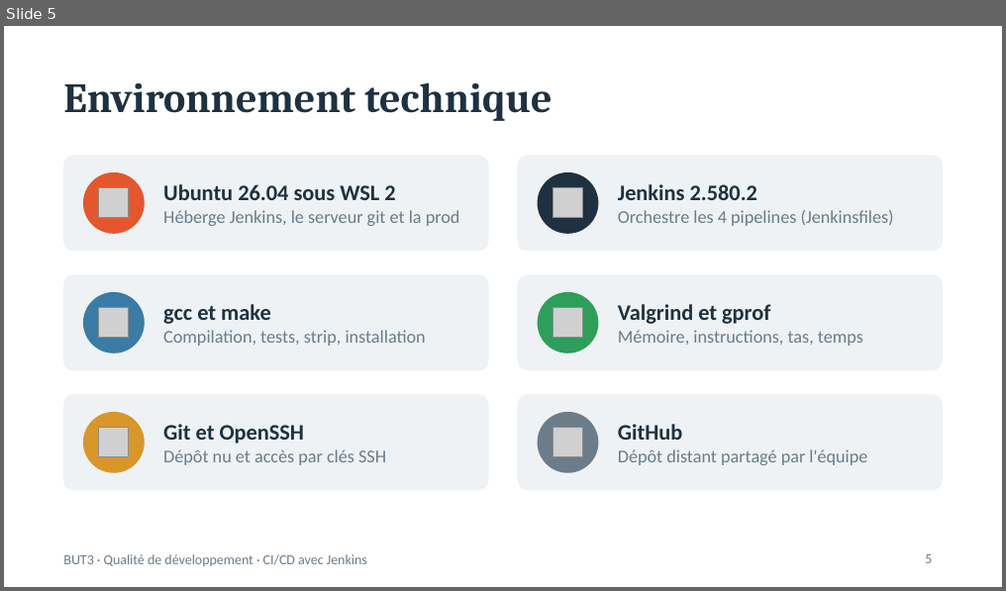
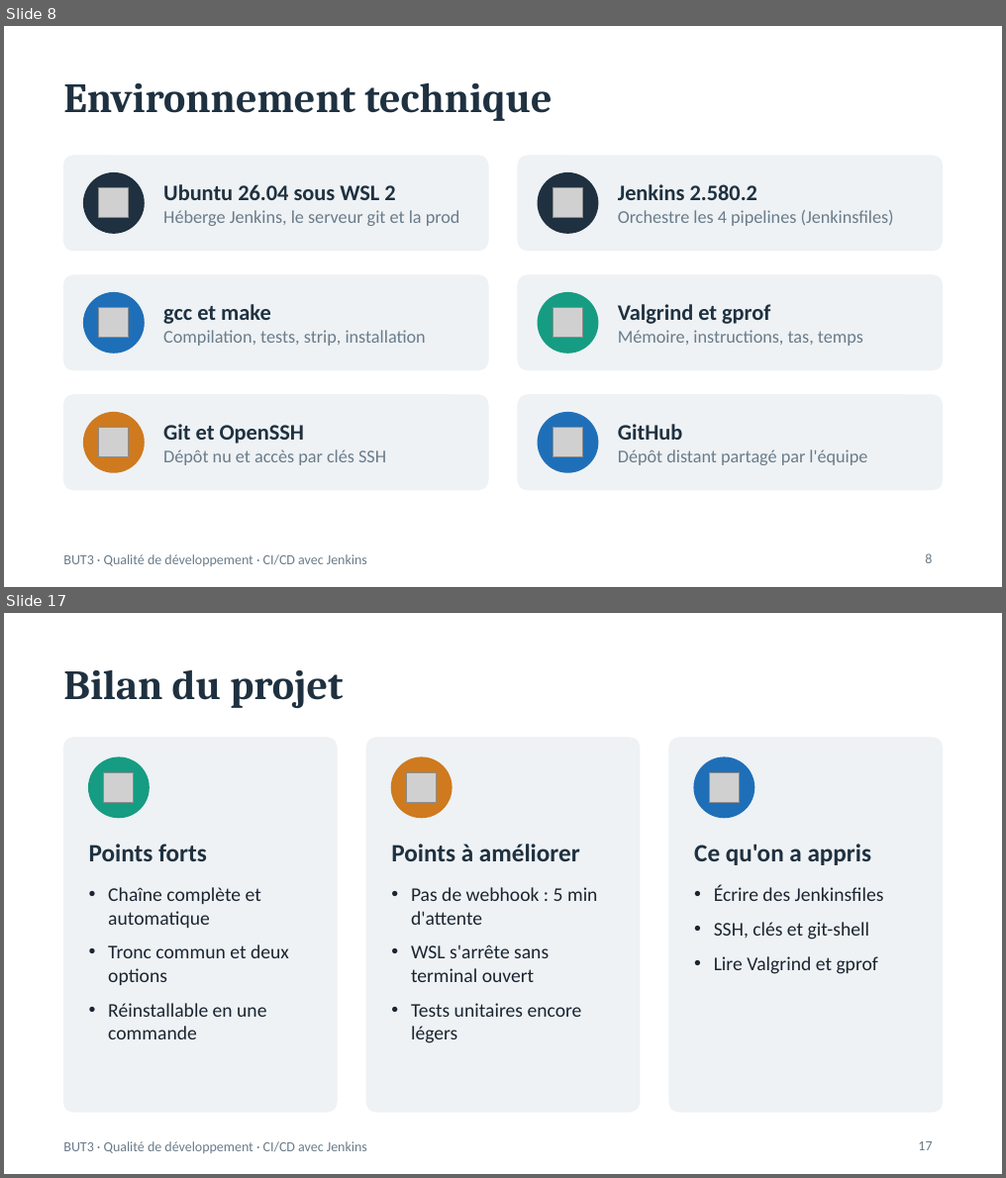
Before and after one commit to humariu506/test_jenkins, a slide deck: docs/Presentation_CICD_Jenkins.pptx. Shown one above the other, each under a label of ours: slide 5 before the commit, slides 8 and 17 after it; the slides between them are not shown. The pictures are 1006x591 and 1006x1178 pixels, drawn with LibreOffice and Linux fonts; fonts in the diff are those of the drawing; grey boxes stand for pictures. Boxes give left, top, right and bottom in pixels: in the first picture for what was removed or moved away, otherwise in the second. Text is boxed around its words. In the diff, an @@ line names an element or a change of style, - is before the commit and + after.

Commit message:
Expand presentation: team, Gantt, pipeline and option 2 diagrams, profiling results

```diff
--- a/docs/Presentation_CICD_Jenkins.pptx
+++ b/docs/Presentation_CICD_Jenkins.pptx
@@ slide 17 added at (4,613,1002,1174), background #FFFFFF; not listed: 1 template element that a slide beside it also shows @@
@@ title added at (63,670,343,708), 30 pt, text #1F3140, bold @@
+Bilan du projet
@@ rounded rectangle added at (63,738,337,1112), fill #EEF2F5, outline #EEF2F5 1 pt @@
@@ ellipse added at (89,758,149,818), fill #169C82, outline #169C82 1 pt @@
@@ rounded rectangle added at (366,738,639,1112), fill #EEF2F5, outline #EEF2F5 1 pt @@
@@ ellipse added at (391,758,451,818), fill #CF7A1E, outline #CF7A1E 1 pt @@
@@ rounded rectangle added at (669,738,943,1112), fill #EEF2F5, outline #EEF2F5 1 pt @@
@@ ellipse added at (695,758,754,818), fill #1F6FB8, outline #1F6FB8 1 pt @@
@@ picture added at (104,772,134,803) @@
@@ picture added at (406,772,436,803) @@
@@ picture added at (710,772,740,803) @@
@@ text added at (89,844,207,861), 18 pt, text #1F3140, bold @@
+Points forts
@@ text added at (391,844,580,861), 18 pt, text #1F3140, bold @@
+Points à améliorer
@@ text added at (694,844,872,865), 18 pt, text #1F3140, bold @@
+Ce qu'on a appris
@@ text added at (108,887,289,1040), 14 pt, text #1B2530 @@
+• Chaîne complète et automatique
+• Tronc commun et deux options
+• Réinstallable en une commande
@@ text added at (411,887,597,1044), 14 pt, text #1B2530 @@
+• Pas de webhook : 5 min d'attente
+• WSL s'arrête sans terminal ouvert
+• Tests unitaires encore légers
@@ text added at (714,885,884,974), 14 pt, text #1B2530 @@
+• Écrire des Jenkinsfiles
+• SSH, clés et git-shell
+• Lire Valgrind et gprof
@@ page number added at (918,1142,932,1151), 10 pt, text #6B7C8A @@
+17
@@ what was slide 5 is now slide 8 @@
@@ slide 8 changed as well @@
@@ ellipse at (84,174,144,234): fill #E4572E to #1F3140; outline #E4572E 1 pt to #1F3140 1 pt @@
@@ ellipse at (84,292,144,353): fill #3A7CA5 to #1F6FB8; outline #3A7CA5 1 pt to #1F6FB8 1 pt @@
@@ ellipse at (538,292,598,353): fill #2E9E5B to #169C82; outline #2E9E5B 1 pt to #169C82 1 pt @@
@@ ellipse at (84,413,144,473): fill #D9962B to #CF7A1E; outline #D9962B 1 pt to #CF7A1E 1 pt @@
@@ ellipse at (538,413,598,473): fill #6B7C8A to #1F6FB8; outline #6B7C8A 1 pt to #1F6FB8 1 pt @@
@@ page number at (925,554,932,564): text changed @@
-5
+8
```
Also in this commit, not shown: 4 other slides changed, 12 other slides added.
